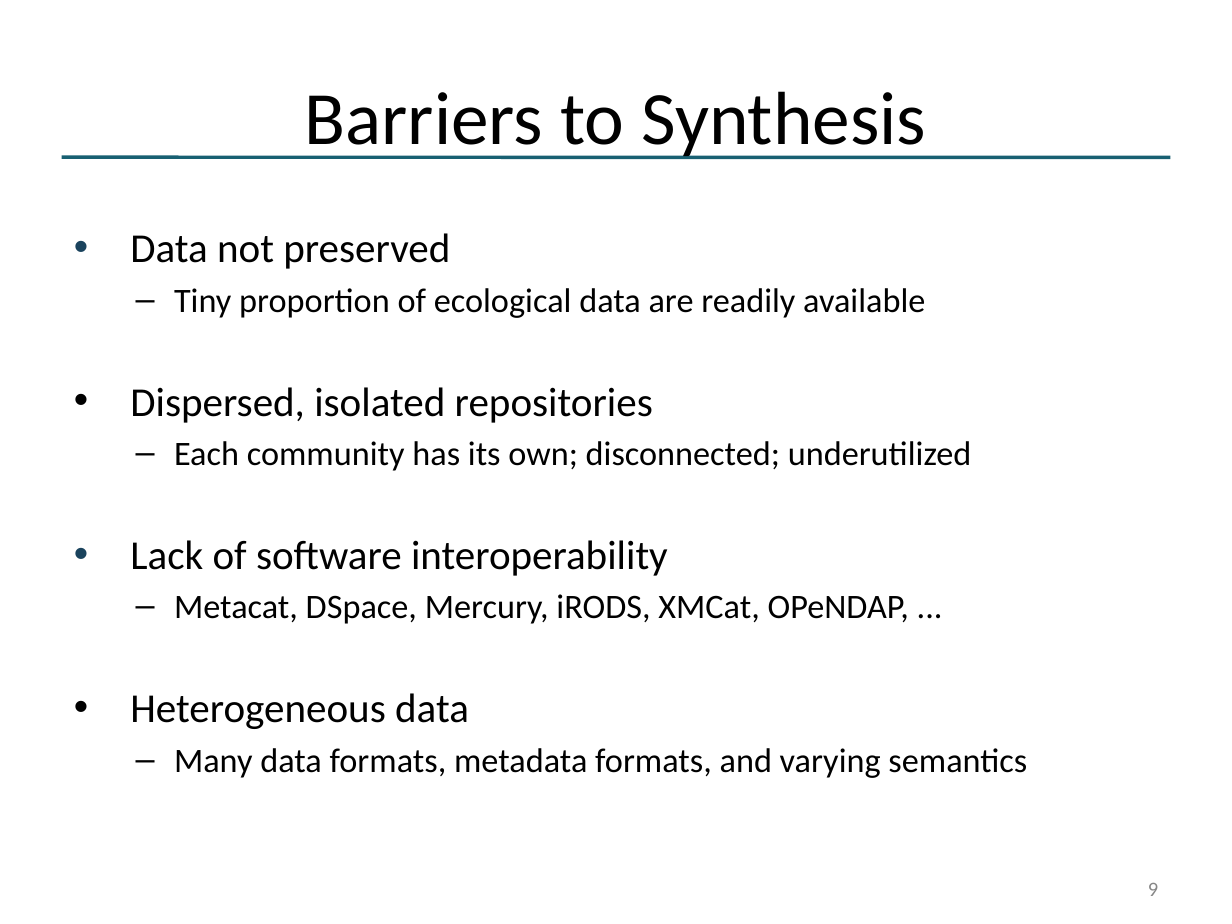
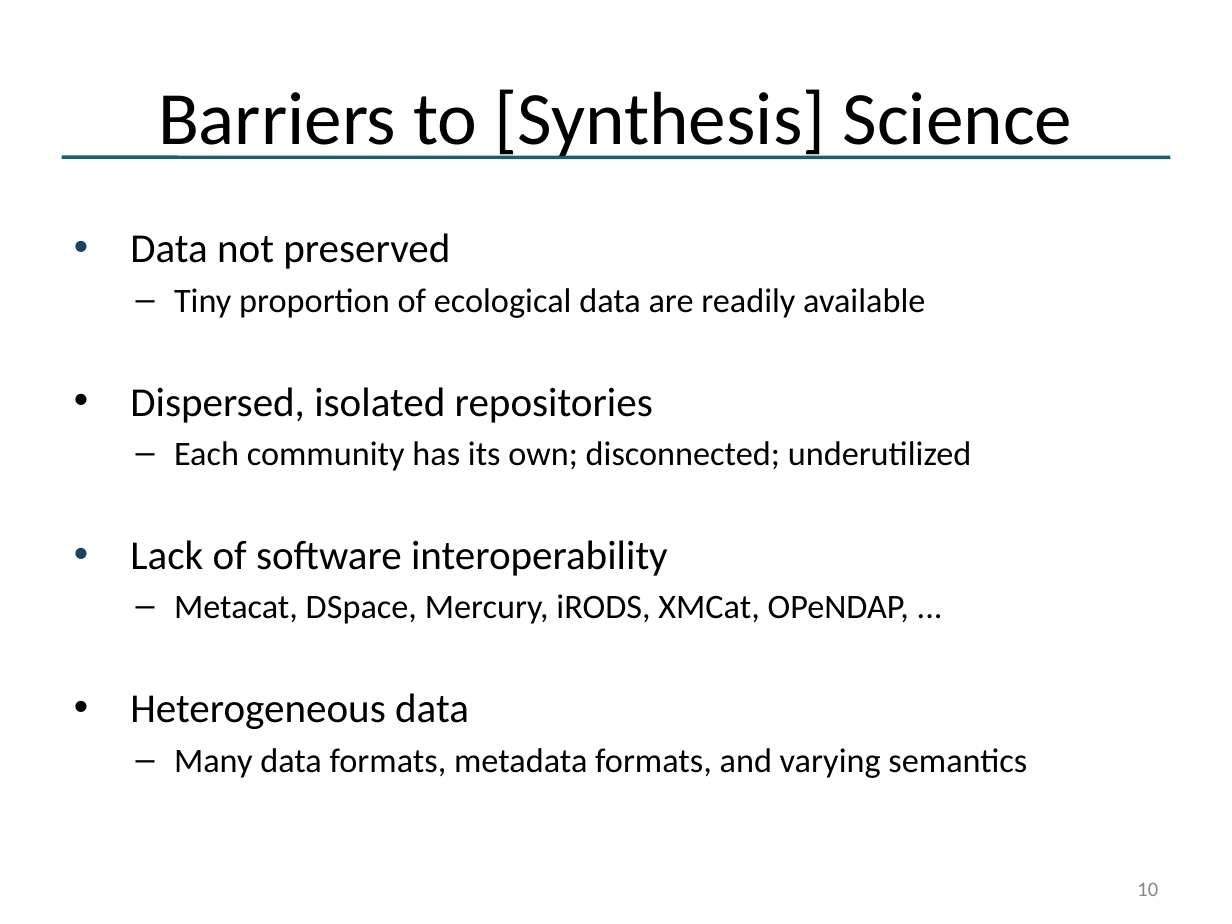
Before and after one commit to NCEAS/oss-2014, a slide deck: slide 10 of day-03/DataMgmnt_v0.pptx (slide 9 before the commit). Drawn at 1232x924 pixels with LibreOffice and Linux fonts; fonts in the diff are those of the drawing. Boxes give left, top, right and bottom in pixels: in the first picture for what was removed or moved away, otherwise in the second. Text is boxed around its words. In the diff, an @@ line names an element or a change of style, - is before the commit and + after.

```diff
--- a/day-03/DataMgmnt_v0.pptx
+++ b/day-03/DataMgmnt_v0.pptx
@@ title at (x1=158, y1=89, x2=1073, y2=159): text changed @@
-Barriers to Synthesis
+Barriers to [Synthesis] Science
@@ page number at (x1=1137, y1=883, x2=1158, y2=896): text changed @@
-9
+10
```
Also in this commit, not shown: 5 other slides changed, 1 slide added, 1 other file.
